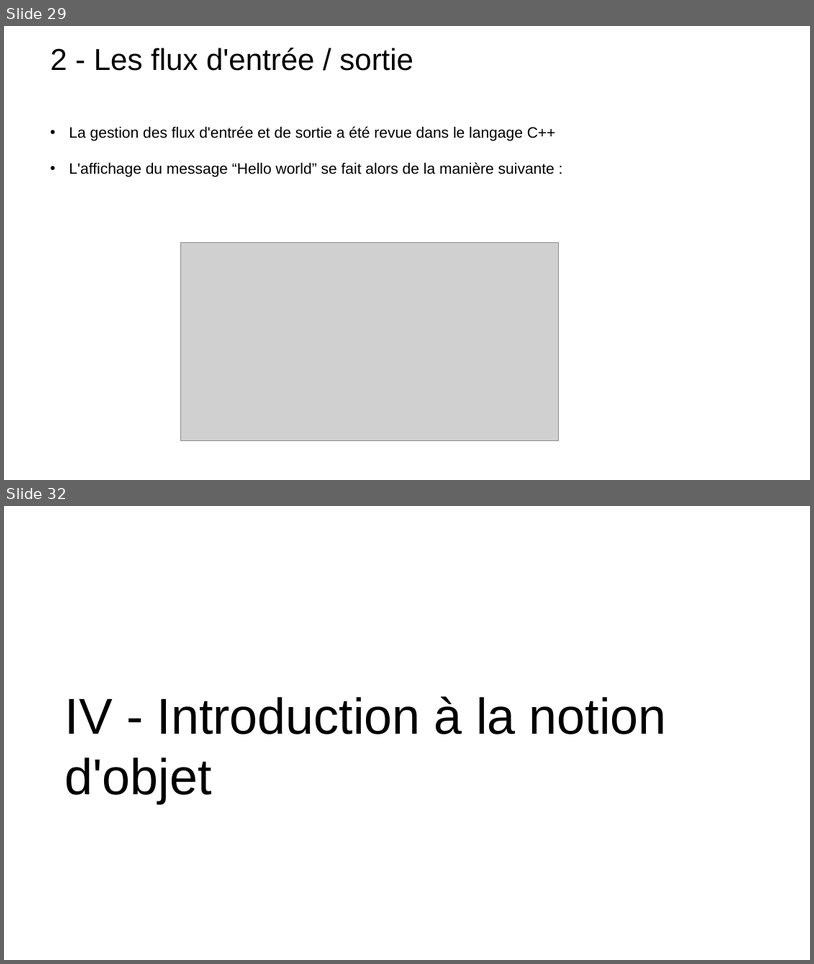
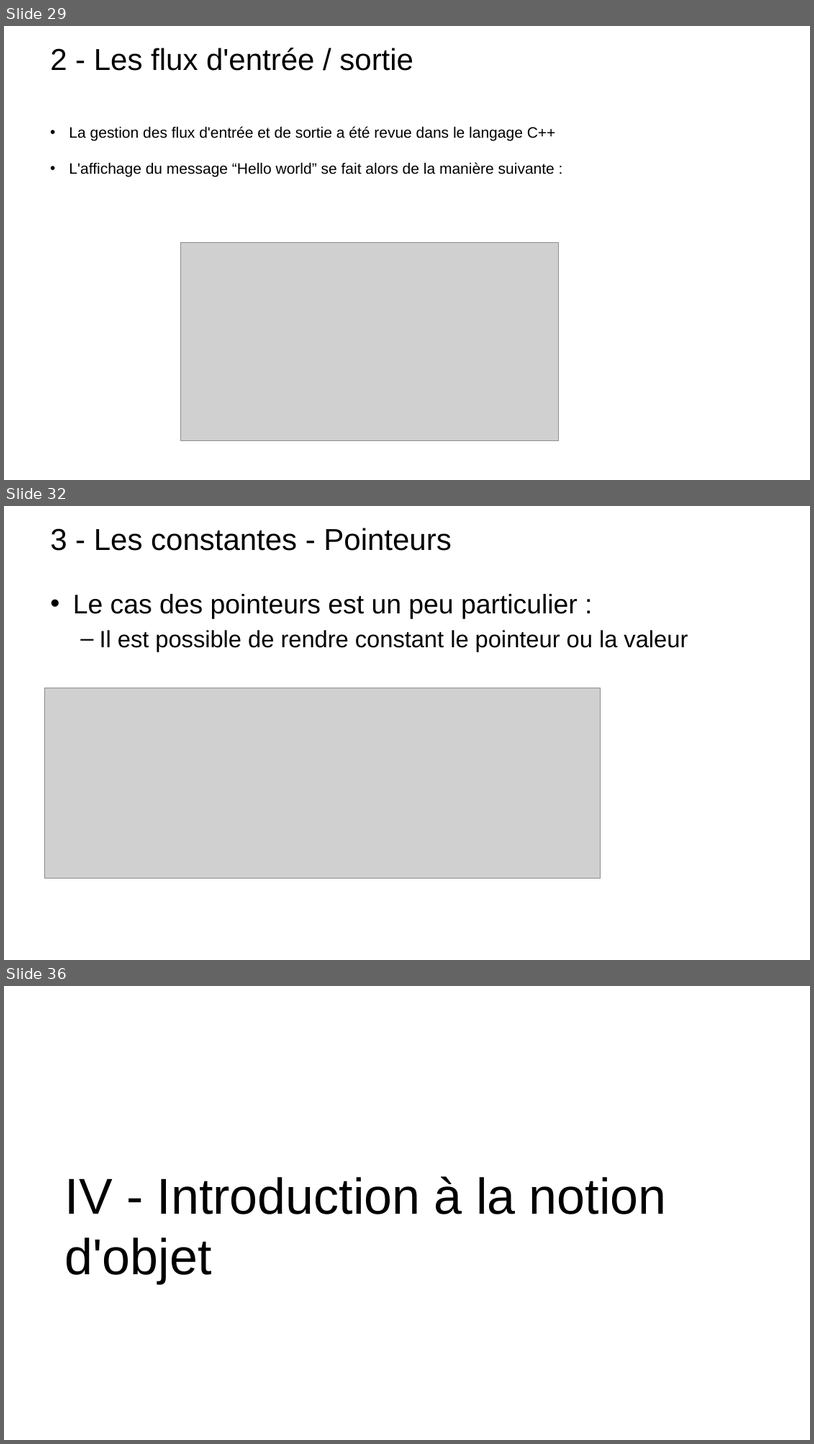
Before and after one commit to t-tortosa/cppCourses, a slide deck: POO.pptx. Shown one above the other, each under a label of ours: slides 29 and 32 before the commit, slides 29, 32 and 36 after it; the slides between them are not shown. The pictures are 814x964 and 814x1444 pixels, drawn with LibreOffice and Linux fonts; fonts in the diff are those of the drawing; grey boxes stand for pictures; background and template pictures are left out. Boxes give left, top, right and bottom in pixels: in the first picture for what was removed or moved away, otherwise in the second. Text is boxed around its words. In the diff, an @@ line names an element or a change of style, - is before the commit and + after.

```diff
--- a/POO.pptx
+++ b/POO.pptx
@@ slide 32 added at (4,506,810,960), background picture (left out) @@
@@ title added at (50,528,451,551), 36 pt, text #000000 @@
+3 - Les constantes - Pointeurs
@@ text added at (73,594,688,651), 28 pt, text #000000 @@
+• Le cas des pointeurs est un peu particulier :
+  – Il est possible de rendre constant le pointeur ou la valeur
@@ picture added at (44,687,601,878) @@
@@ what was slide 32 is now slide 36 @@
```
Also in this commit, not shown: 4 slides changed, 4 other slides added, 5 other files.
